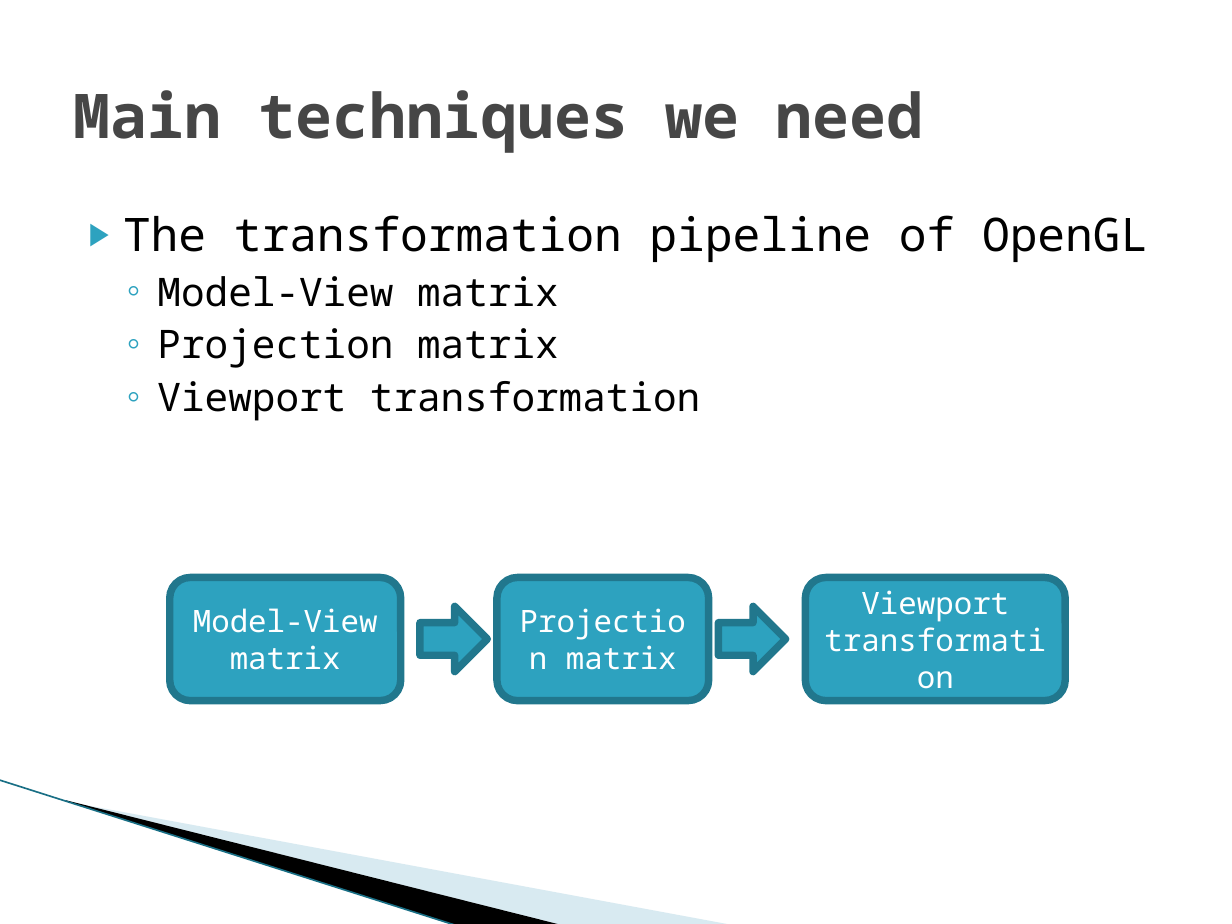
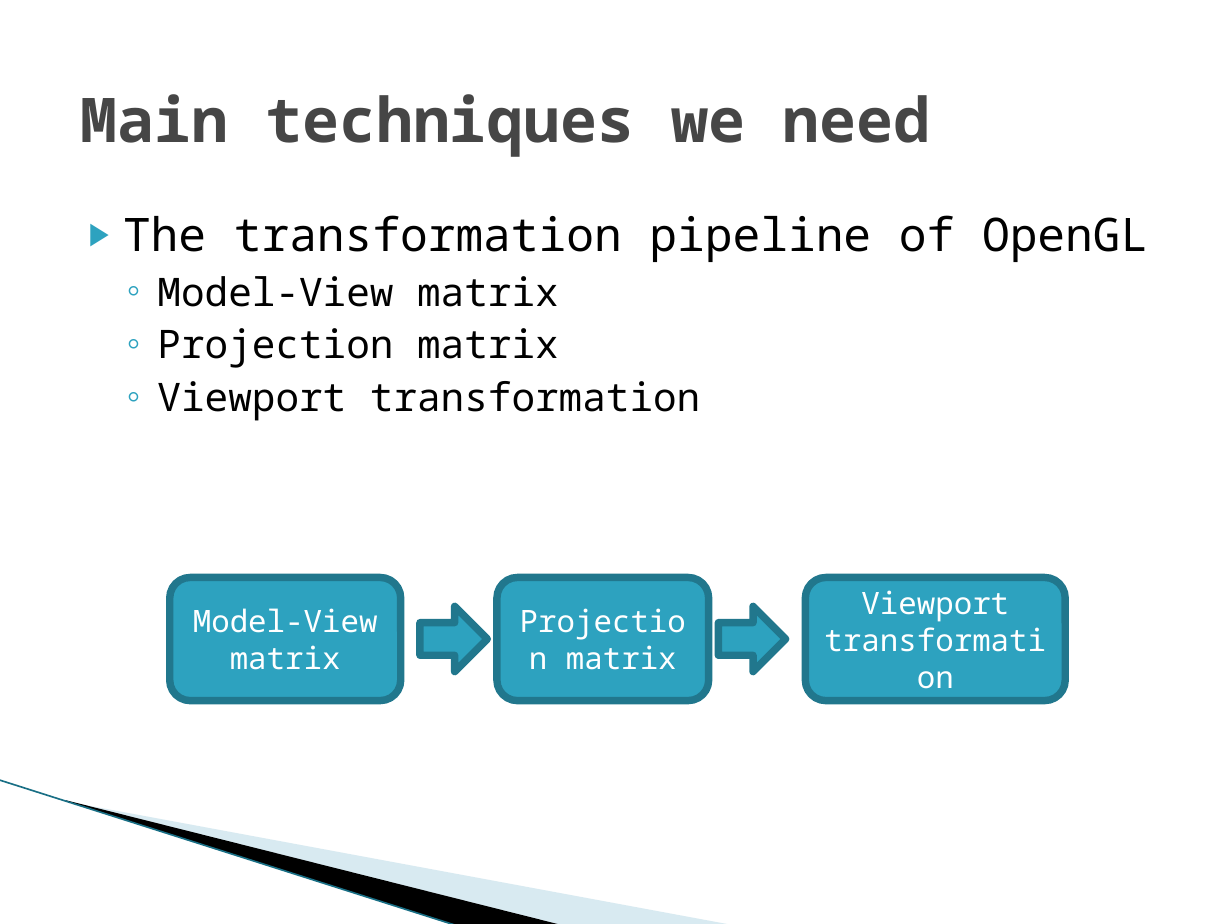
Before and after one commit to Soledad89/OpenGLTHU, a slide deck: slide 20 of Exercies/Exercise02.pptx. Drawn at 1232x924 pixels with LibreOffice and Linux fonts; fonts in the diff are those of the drawing; background and template pictures are left out. Boxes give left, top, right and bottom in pixels: in the first picture for what was removed or moved away, otherwise in the second. Text is boxed around its words. In the diff, an @@ line names an element or a change of style, - is before the commit and + after.

```diff
--- a/Exercies/Exercise02.pptx
+++ b/Exercies/Exercise02.pptx
@@ title "Main techniques we need": place and size @@
-title "Main techniques we need" at bbox=[74, 90, 924, 153]
+title "Main techniques we need" at bbox=[80, 94, 931, 157]
```
Also in this commit, not shown: 26 other files.
